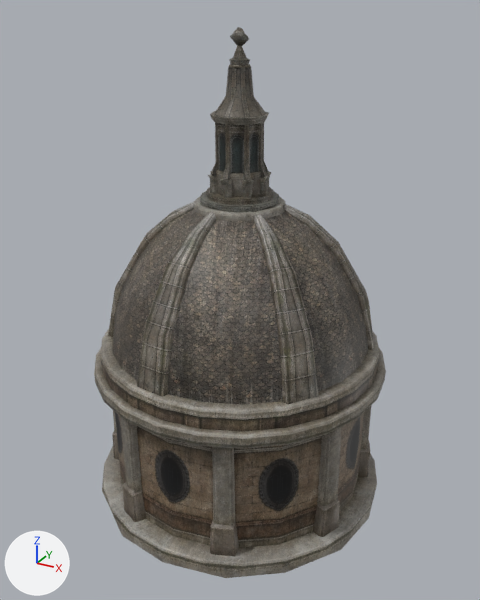
Two versions of the FBX model Assets/Meshes/Map/Housing/Tower/TowerUp.fbx, one commit apart.
One viewpoint serves both versions: a 50 mm camera at (2.88, -5.24, 4.7) aimed at (0.04, -0.06, 2.11). Every picture has the same lights, and +X, +Y and +Z are marked at lower left. Where no turn or scale is listed for an object, it has been applied to the vertices.

Names of what the first picture shows: 'LV_Campagna_Uni_TowerUpRoof_SM_CJH'.
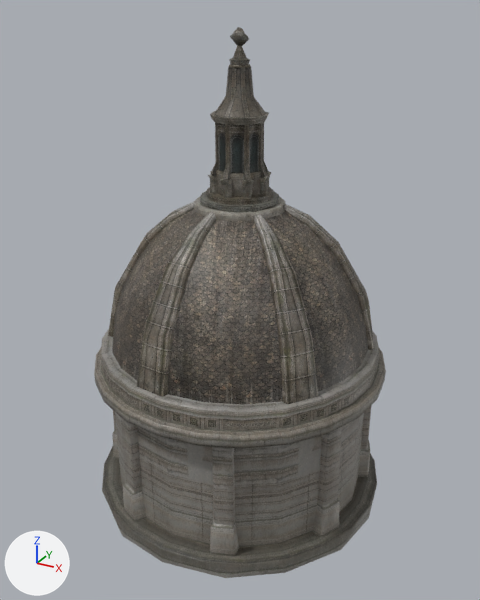
Where the newer file only moved an object's origin or applied its transform, the numbers keep the older frame.

Edits to the bpy script that builds the scene:
```text
Add img_lv_campagna_uni_indoortrim01_d_kwy_dds:
    img_lv_campagna_uni_indoortrim01_d_kwy_dds = load_image('LV_Campagna_Uni_IndoorTrim01_D_KWY.dds', 'LV_Campagna_Uni_IndoorTrim01_D_KWY.png', 1024, 1024, 'sRGB')
Add img_lv_campagna_uni_indoortrim01_n_cjh_dds:
    img_lv_campagna_uni_indoortrim01_n_cjh_dds = load_image('LV_Campagna_Uni_IndoorTrim01_N_CJH.dds', 'LV_Campagna_Uni_IndoorTrim01_N_CJH.png', 1024, 1024, 'Non-Color')
Change mat_lv_campagna_uni_towertrim01_mi_cjh_003:
    where n2 = _N.new('ShaderNodeTexImage'); n2.name = 'Image Texture'
    n2.image: img_lv_campagna_uni_towertrim01_d_kwy_png -> img_lv_campagna_uni_indoortrim01_d_kwy_dds
    add n3 = _N.new('ShaderNodeTexImage'); n3.name = 'Image Texture.001'
    add n3.image = img_lv_campagna_uni_indoortrim01_n_cjh_dds
    add n4 = _N.new('ShaderNodeNormalMap'); n4.name = 'Normal Map'
    add n4.inputs[0].default_value = 0.0  # 'Strength'
    where n0 = _N.new('ShaderNodeBsdfPrincipled'); n0.name = 'Principled BSDF'
    add _L.new(n3.outputs[0], n4.inputs[1])  # 'Color' to 'Color'
    add _L.new(n4.outputs[0], n0.inputs[5])  # 'Normal' to 'Normal'
```

Changed parts and their boxes (x1, y1, x2, y2) in the pictures (480 x 600 px):
'LV_Campagna_Uni_TowerUpRoof_SM_CJH', surface changed
    both: (95, 334, 385, 578)
